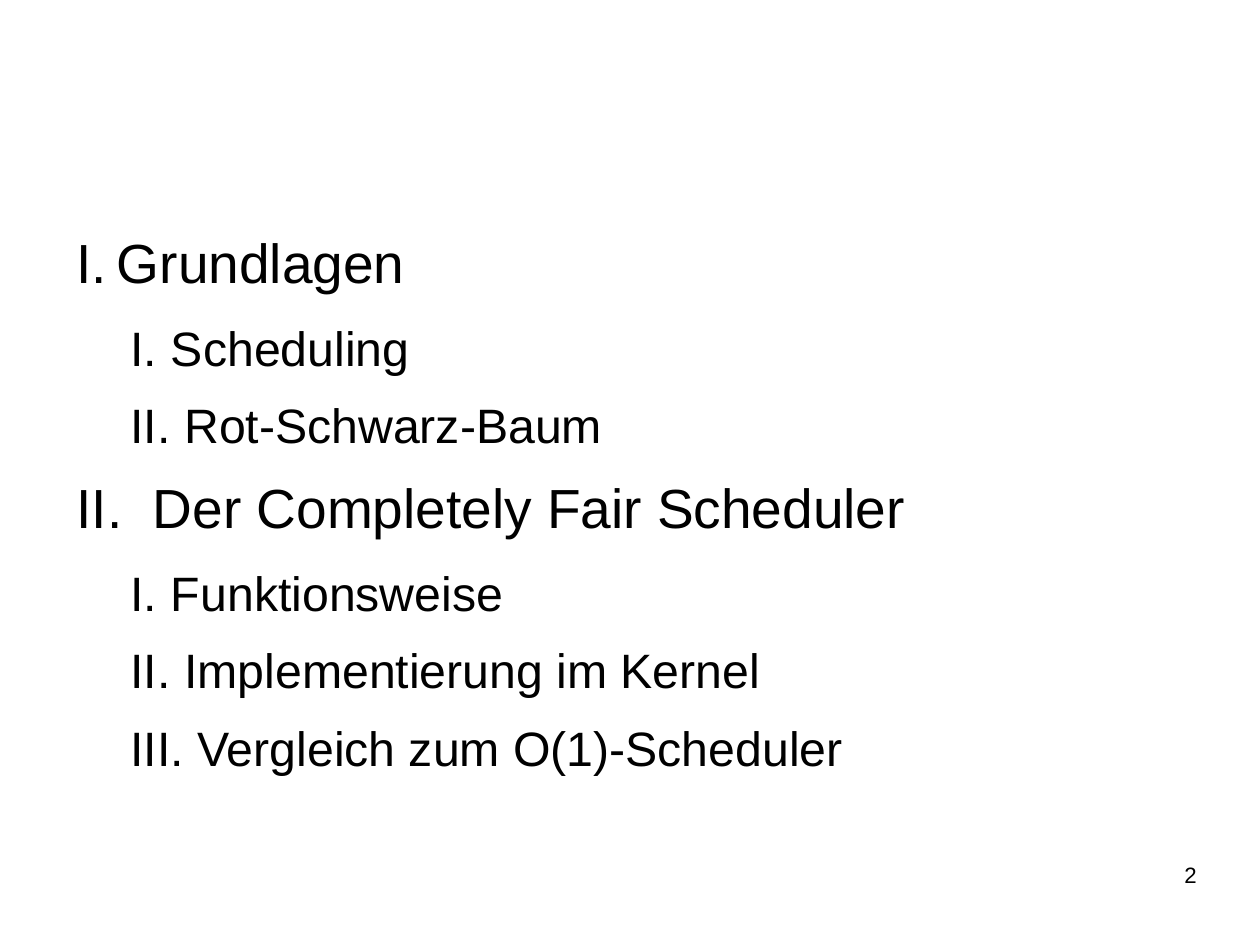
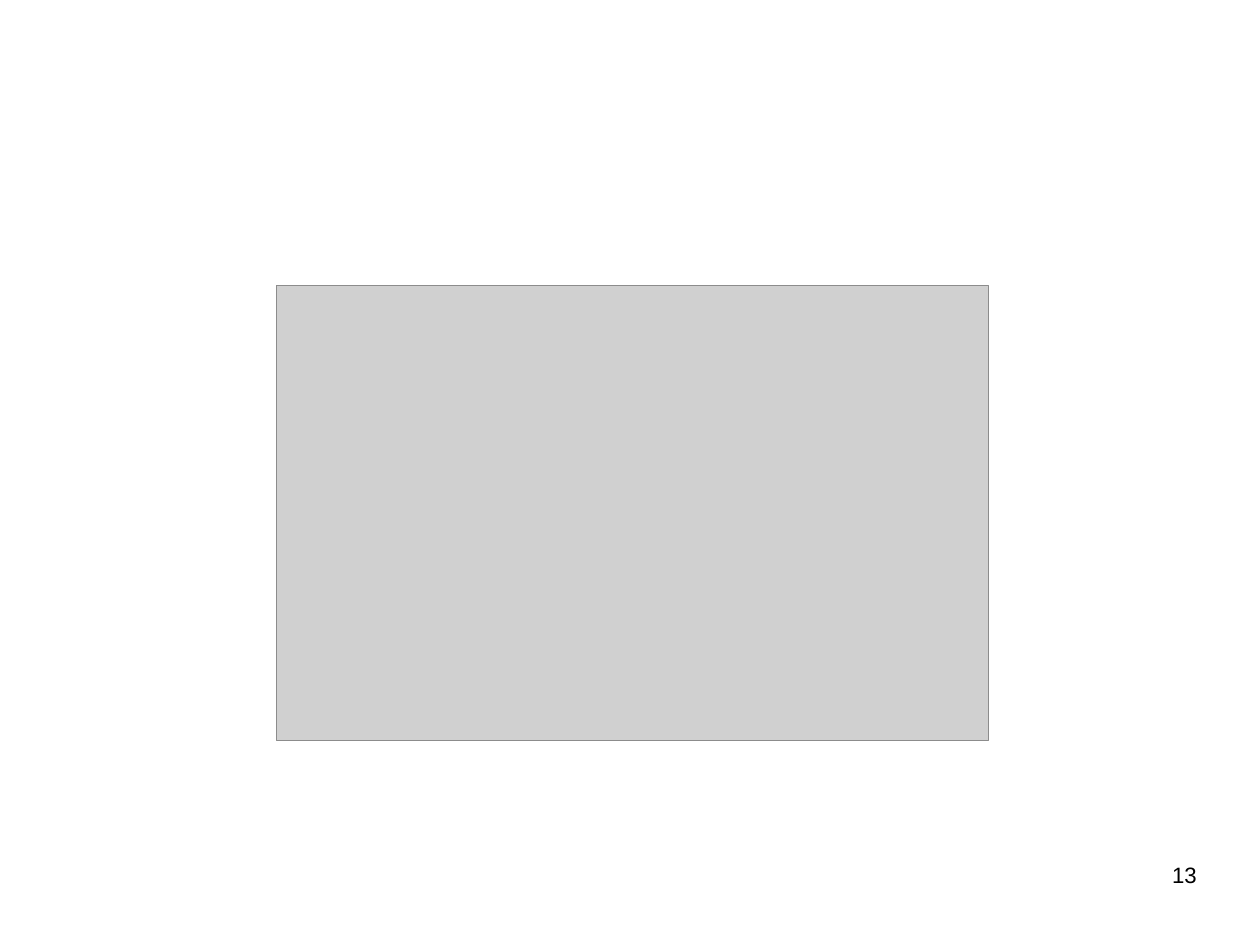
Before and after one commit to SeminararbeitCFS/main, a slide deck: slide 13 of vortrag/vortrag_CFS.odp (slide 2 before the commit). Drawn at 1260x945 pixels with LibreOffice and Linux fonts; fonts in the diff are those of the drawing; grey boxes stand for pictures; background and template pictures are left out. Boxes give left, top, right and bottom in pixels: in the first picture for what was removed or moved away, otherwise in the second. Text is boxed around its words. In the diff, an @@ line names an element or a change of style, - is before the commit and + after.

```diff
--- a/vortrag/vortrag_CFS.odp
+++ b/vortrag/vortrag_CFS.odp
@@ text removed at <box>117,243,905,776</box> @@
-I. Grundlagen
-  I. Scheduling
-  II. Rot-Schwarz-Baum
-II. Der Completely Fair Scheduler
-  I. Funktionsweise
-  II. Implementierung im Kernel
-  III. Vergleich zum O(1)-Scheduler
@@ picture added at <box>277,286,989,741</box> @@
@@ page number at <box>1172,867,1197,884</box>: text changed @@
-2
+13
```
Also in this commit, not shown: 3 other slides changed, 3 slides added, 7 slides removed, 4 other files.
